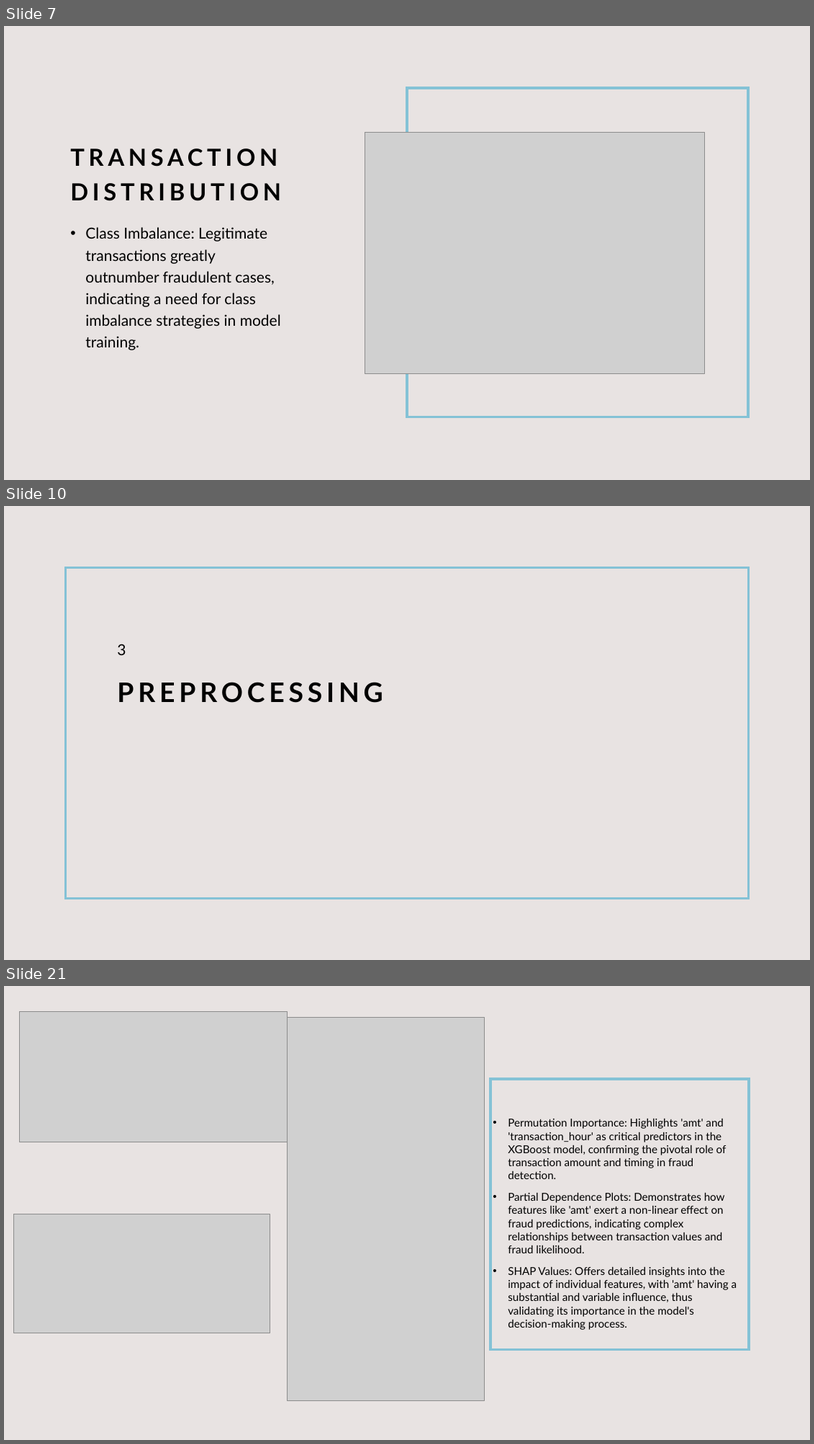
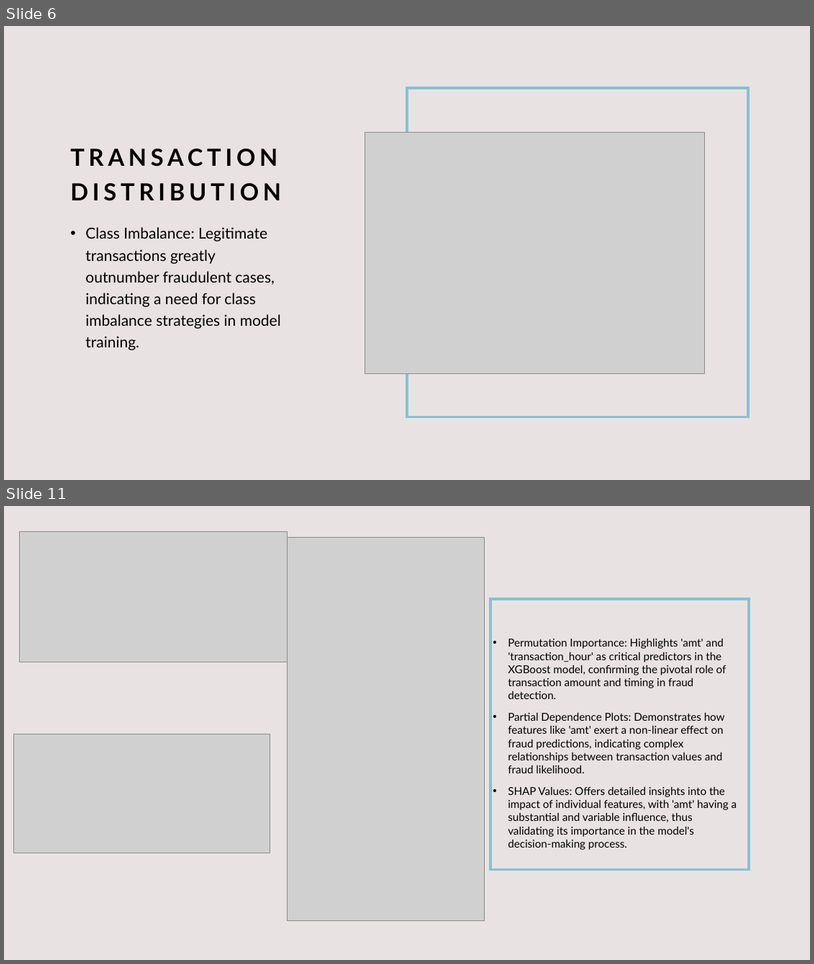
Before and after one commit to AfnanAbdullahi/Capstone_2_Fraud_Detection, a slide deck: Capstone_2_SlideDeck.pptx. Shown one above the other, each under a label of ours: slides 7, 10 and 21 before the commit, slides 6 and 11 after it; the slides between them are not shown. The pictures are 814x1444 and 814x964 pixels, drawn with LibreOffice and Linux fonts; fonts in the diff are those of the drawing; grey boxes stand for pictures. Boxes give left, top, right and bottom in pixels: in the first picture for what was removed or moved away, otherwise in the second. Text is boxed around its words. In the diff, an @@ line names an element or a change of style, - is before the commit and + after.

```diff
--- a/Capstone_2_SlideDeck.pptx
+++ b/Capstone_2_SlideDeck.pptx
@@ slide 10 removed at (4,506,810,960), background #E8E3E2 @@
@@ rectangle removed at (66,568,748,898) @@
@@ text removed at (117,644,126,655) @@
-3
@@ title removed at (117,682,383,703) @@
-PREPROCESSING
@@ what was slide 7 is now slide 6 @@
@@ what was slide 21 is now slide 11 @@
```
Also in this commit, not shown: 8 slides changed, 3 slides added, 11 other slides removed.
